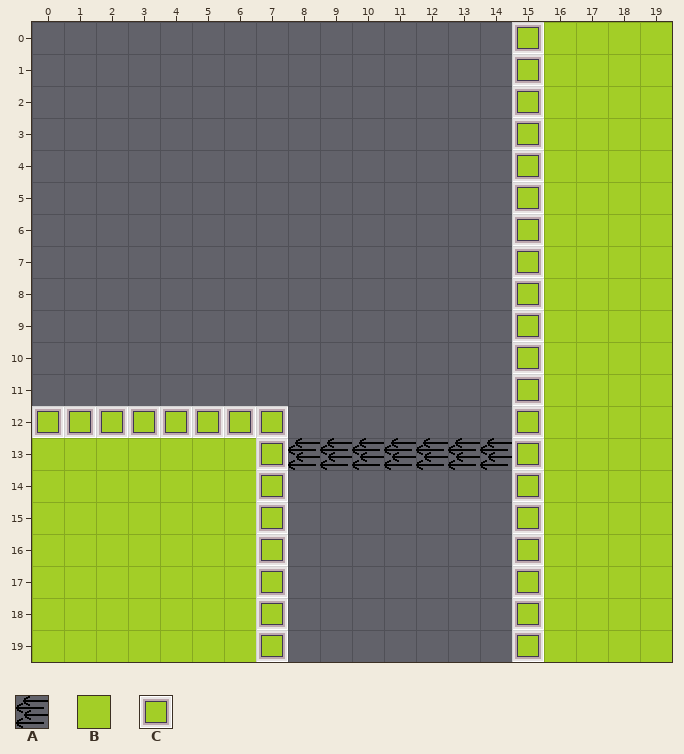
A Tiled map gets an edit: Assets/Other Assets/Chunks/Gyms/down.tmx. This is how it looked before the edit.
Cells are 32x32 px. Shown: x 0..19, y 0..19.
Key: from "Tileset": A 4, B 10, C 11.
_ is an empty cell.
Layer "Tile Layer 1" before, first column x 0:
 0 _______________CBBBB
 1 _______________CBBBB
 2 _______________CBBBB
 3 _______________CBBBB
 4 _______________CBBBB
 5 _______________CBBBB
 6 _______________CBBBB
 7 _______________CBBBB
 8 _______________CBBBB
 9 _______________CBBBB
10 _______________CBBBB
11 _______________CBBBB
12 CCCCCCCC_______CBBBB
13 BBBBBBBCAAAAAAACBBBB
14 BBBBBBBC_______CBBBB
15 BBBBBBBC_______CBBBB
16 BBBBBBBC_______CBBBB
17 BBBBBBBC_______CBBBB
18 BBBBBBBC_______CBBBB
19 BBBBBBBC_______CBBBB
The same view after the edit:
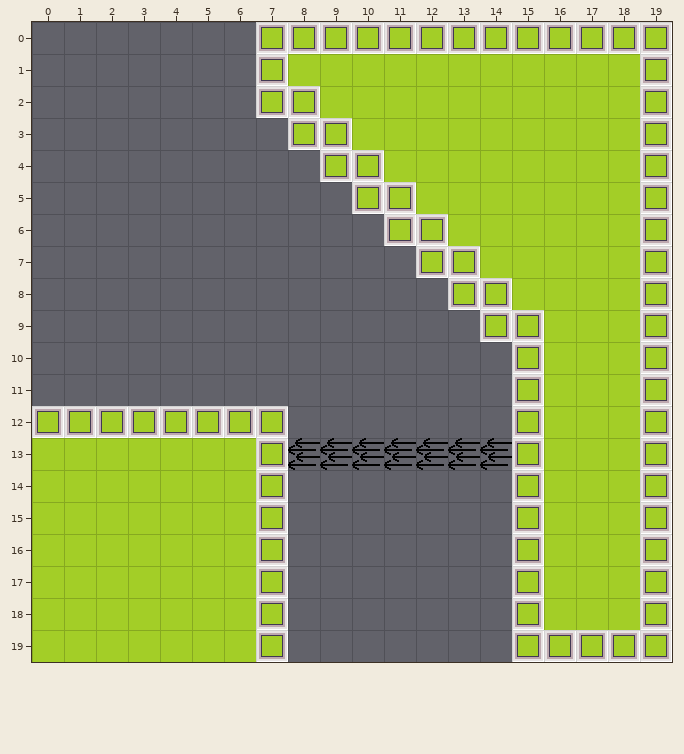
Changes in this commit:
{"where": "layer \"Tile Layer 1\""}
{"y":0,"x":7,"old":"________","new":"CCCCCCCC"}
{"y":0,"x":16,"old":"BBBB","new":"CCCC"}
{"y":1,"x":7,"old":"________C","new":"CBBBBBBBB"}
{"y":1,"x":19,"old":"B","new":"C"}
{"y":2,"x":7,"old":"________C","new":"CCBBBBBBB"}
{"y":2,"x":19,"old":"B","new":"C"}
{"y":3,"x":8,"old":"_______C","new":"CCBBBBBB"}
{"y":3,"x":19,"old":"B","new":"C"}
{"y":4,"x":9,"old":"______C","new":"CCBBBBB"}
{"y":4,"x":19,"old":"B","new":"C"}
{"y":5,"x":10,"old":"_____C","new":"CCBBBB"}
{"y":5,"x":19,"old":"B","new":"C"}
{"y":6,"x":11,"old":"____C","new":"CCBBB"}
{"y":6,"x":19,"old":"B","new":"C"}
{"y":7,"x":12,"old":"___C","new":"CCBB"}
{"y":7,"x":19,"old":"B","new":"C"}
{"y":8,"x":13,"old":"__C","new":"CCB"}
{"y":8,"x":19,"old":"B","new":"C"}
{"y":9,"x":14,"old":"_","new":"C"}
{"y":9,"x":19,"old":"B","new":"C"}
{"y":10,"x":19,"old":"B","new":"C"}
{"y":11,"x":19,"old":"B","new":"C"}
{"y":12,"x":19,"old":"B","new":"C"}
{"y":13,"x":19,"old":"B","new":"C"}
{"y":14,"x":19,"old":"B","new":"C"}
{"y":15,"x":19,"old":"B","new":"C"}
{"y":16,"x":19,"old":"B","new":"C"}
{"y":17,"x":19,"old":"B","new":"C"}
{"y":18,"x":19,"old":"B","new":"C"}
{"y":19,"x":16,"old":"BBBB","new":"CCCC"}
{"label":"changed","picture_box":[256,22,672,662]}
